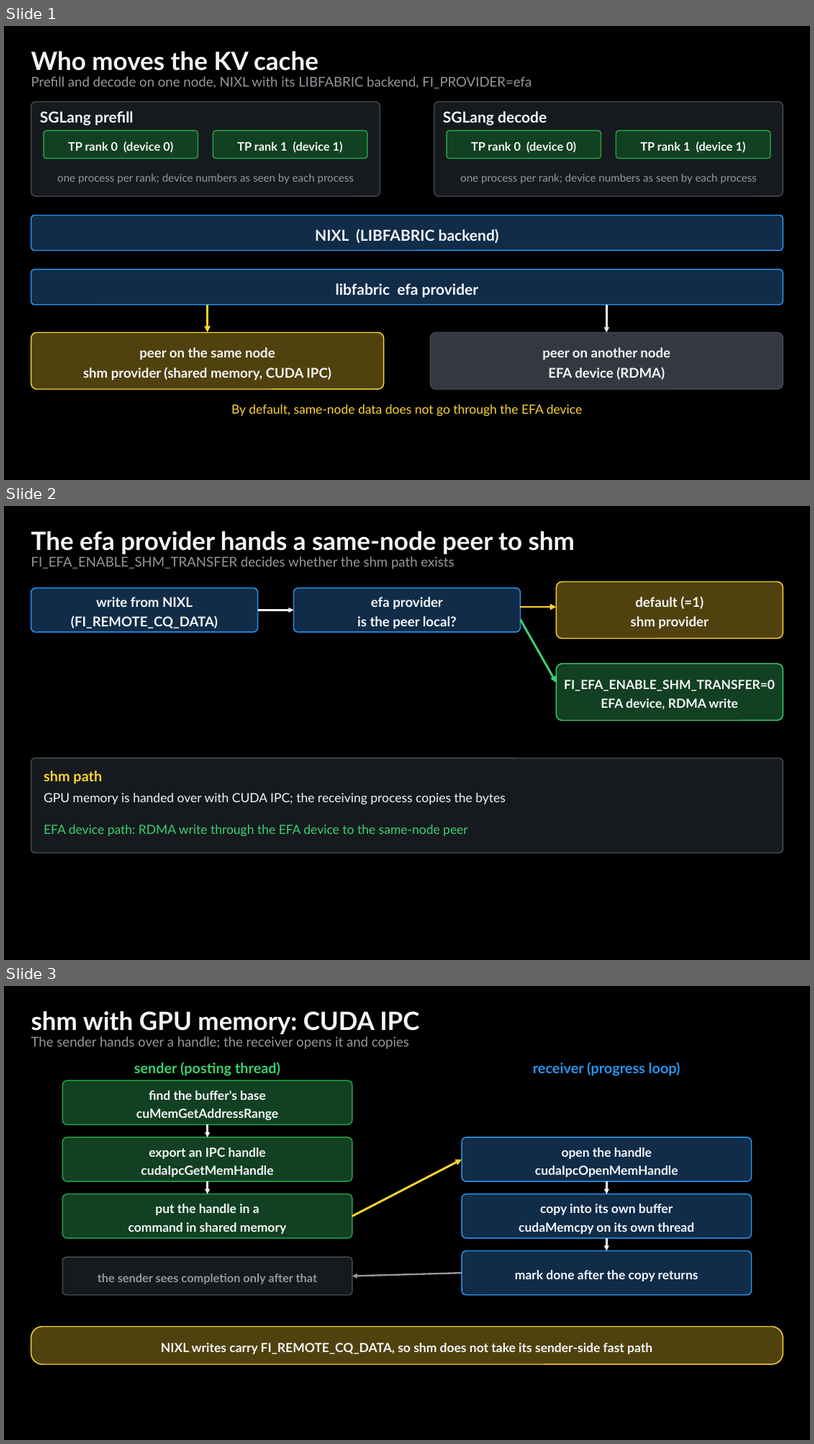
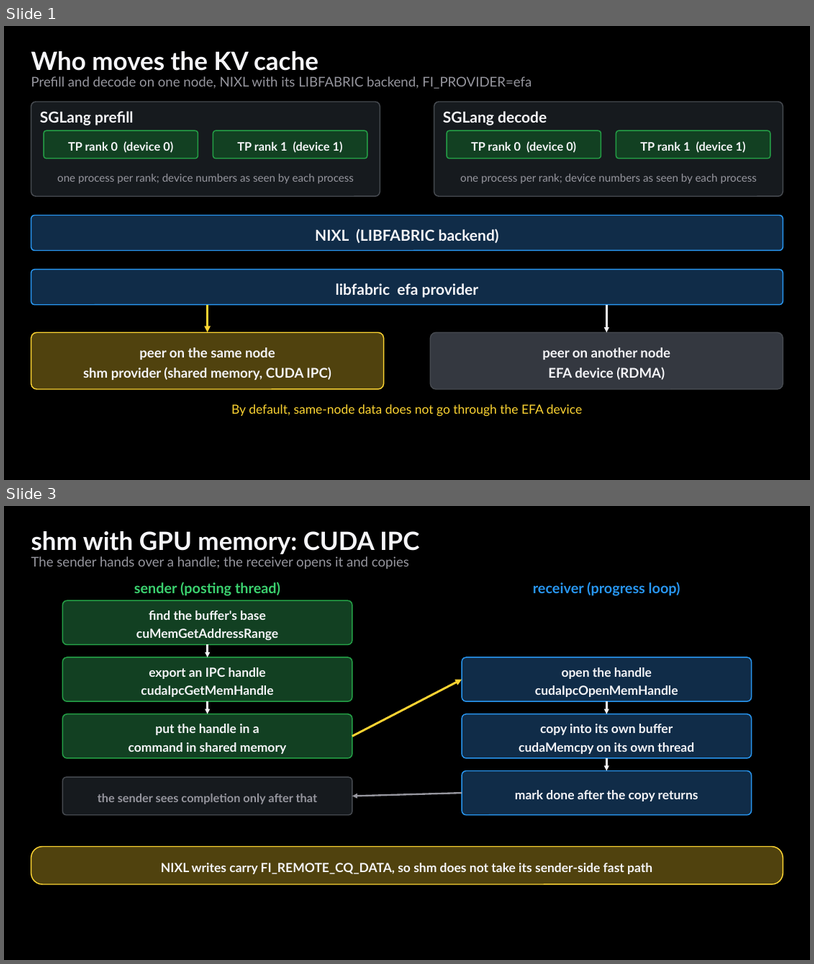
Before and after one commit to littlemex/figures, a slide deck: zenn/articles/741e79cf2e9bf2/source/figs.pptx. Shown one above the other, each under a label of ours: slides 1, 2 and 3 before the commit, slides 1 and 3 after it; the slides between them are not shown. The pictures are 814x1444 and 814x964 pixels, drawn with LibreOffice and Linux fonts; fonts in the diff are those of the drawing. Boxes give left, top, right and bottom in pixels: in the first picture for what was removed or moved away, otherwise in the second. Text is boxed around its words. In the diff, an @@ line names an element or a change of style, - is before the commit and + after.

Commit message:
741e79cf2e9bf2: redraw efa-shm as owner lanes (SGLang, NIXL, libfabric efa, libfabric shm)

```diff
--- a/zenn/articles/741e79cf2e9bf2/source/figs.pptx
+++ b/zenn/articles/741e79cf2e9bf2/source/figs.pptx
@@ slide 2 removed at (4,506,810,960), background #000000 @@
@@ text removed at (31,531,575,554) @@
-The efa provider hands a same-node peer to shm
@@ text removed at (31,556,454,569) @@
-FI_EFA_ENABLE_SHM_TRANSFER decides whether the shm path exists
@@ rounded rectangle removed at (31,587,258,632) @@
-write from NIXL
-(FI_REMOTE_CQ_DATA)
@@ rounded rectangle removed at (293,587,521,632) @@
-efa provider
-is the peer local?
@@ rounded rectangle removed at (557,582,784,638) @@
-default (=1)
-shm provider
@@ arrow removed from (258, 610) to (293, 610) @@
@@ arrow removed from (521, 607) to (557, 607) @@
@@ arrow removed from (521, 620) to (557, 682) @@
@@ rounded rectangle removed at (557,663,784,720) @@
-FI_EFA_ENABLE_SHM_TRANSFER=0
-EFA device, RDMA write
@@ rounded rectangle removed at (31,758,784,852) @@
@@ text removed at (44,770,102,784) @@
-shm path
@@ text removed at (44,793,506,804) @@
-GPU memory is handed over with CUDA IPC; the receiving process copies the bytes
@@ text removed at (44,824,468,836) @@
-EFA device path: RDMA write through the EFA device to the same-node peer
```
Also in this commit, not shown: 1 slide added, 2 other files.
